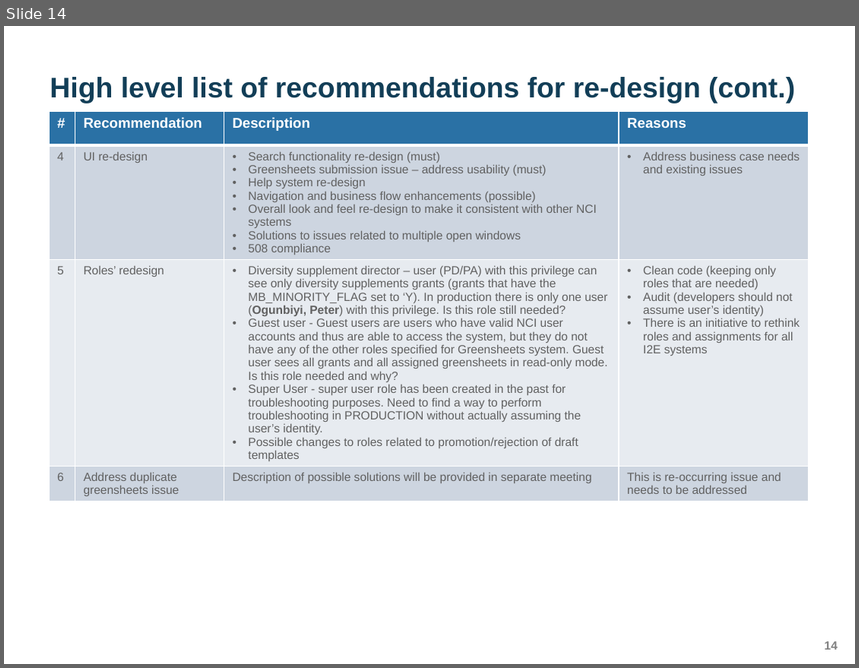
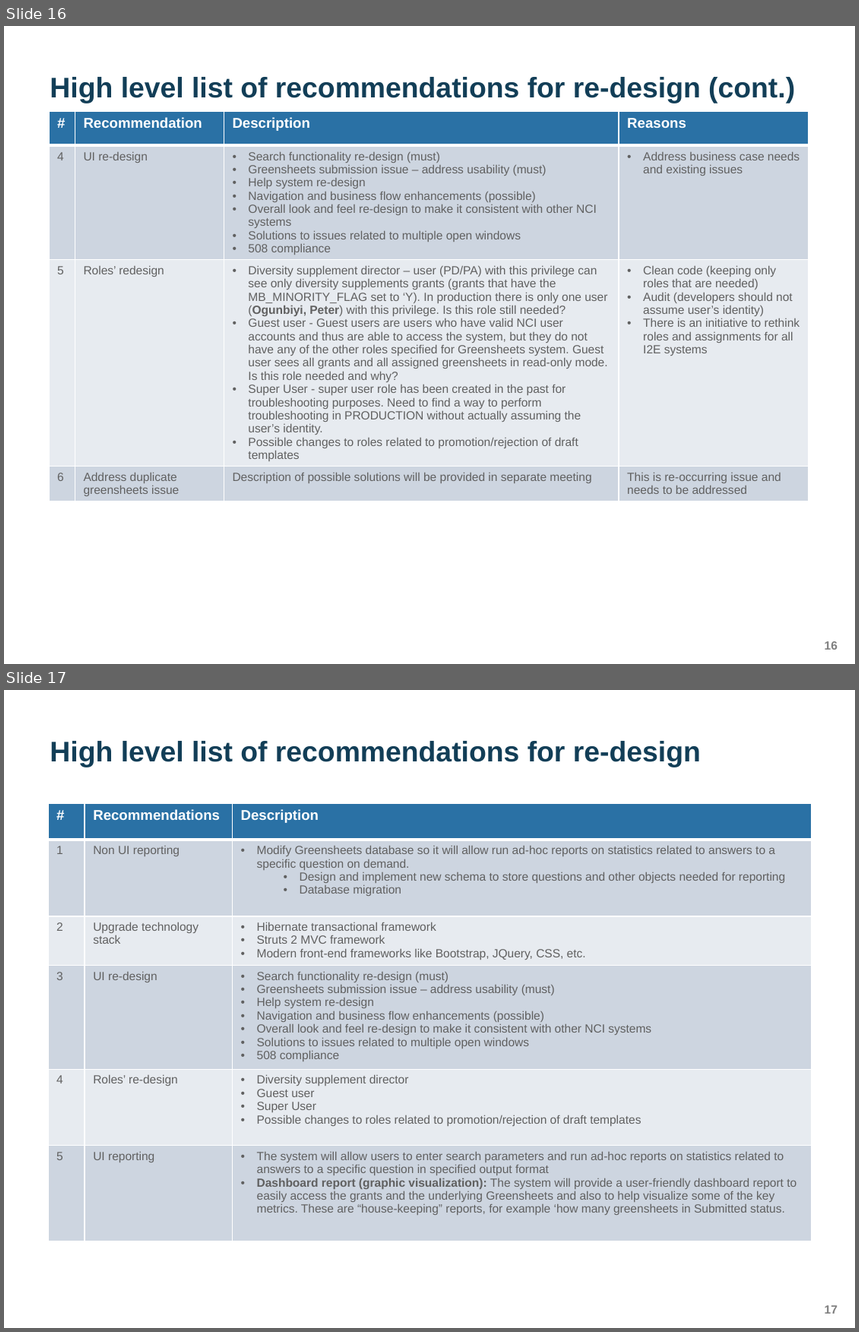
Before and after one commit to yaoh4/greensheets_classic, a slide deck: Requirements/Presentations/GreenSheets OGA presentation.pptx. Shown one above the other, each under a label of ours: slide 14 before the commit, slides 16 and 17 after it. The pictures are 859x668 and 859x1332 pixels, drawn with LibreOffice and Linux fonts; fonts in the diff are those of the drawing; background and template pictures are left out. Boxes give left, top, right and bottom in pixels: in the first picture for what was removed or moved away, otherwise in the second. Text is boxed around its words. In the diff, an @@ line names an element or a change of style, - is before the commit and + after.

```diff
--- a/Requirements/Presentations/GreenSheets OGA presentation.pptx
+++ b/Requirements/Presentations/GreenSheets OGA presentation.pptx
@@ slide 17 added at [4,690,855,1328], background #FFFFFF; not listed: 1 template element that a slide beside it also shows @@
@@ title added at [50,741,701,768], 24 pt, text #123E57, bold @@
+High level list of recommendations for re-design
@@ table added at [48,803,812,1250], 6 rows, 3 columns @@
+# | Recommendations | Description
+1 | Non UI reporting | Modify Greensheets database so it will allow run ad-hoc reports on statistics related to answers to a specific question on demand. / Design and implement new schema to store questions and other objects needed for reporting / Database migration
+2 | Upgrade technology stack | Hibernate transactional framework / Struts 2 MVC framework / Modern front-end frameworks like Bootstrap, JQuery, CSS, etc.
+3 | UI re-design | Search functionality re-design (must) / Greensheets submission issue – address usability (must) / Help system re-design / Navigation and business flow enhancements (possible) / Overall look and feel re-design to make it consistent with other NCI systems / Solutions to issues related to multiple open windows / 508 compliance
+4 | Roles’ re-design | Diversity supplement director / Guest user / Super User / Possible changes to roles related to promotion/rejection of draft templates
+5 | UI reporting | The system will allow users to enter search parameters and run ad-hoc reports on statistics related to answers to a specific question in specified output format / Dashboard report (graphic visualization): The system will provide a user-friendly dashboard report to easily access the grants and the underlying Greensheets and also to help visualize some of the key metrics. These are “house-keeping” reports, for example ‘how many greensheets in Submitted status.
@@ what was slide 14 is now slide 16 @@
@@ page number at [825,642,838,650]: text changed @@
-14
+16
```
Also in this commit, not shown: 3 other slides added, 1 slide removed.
